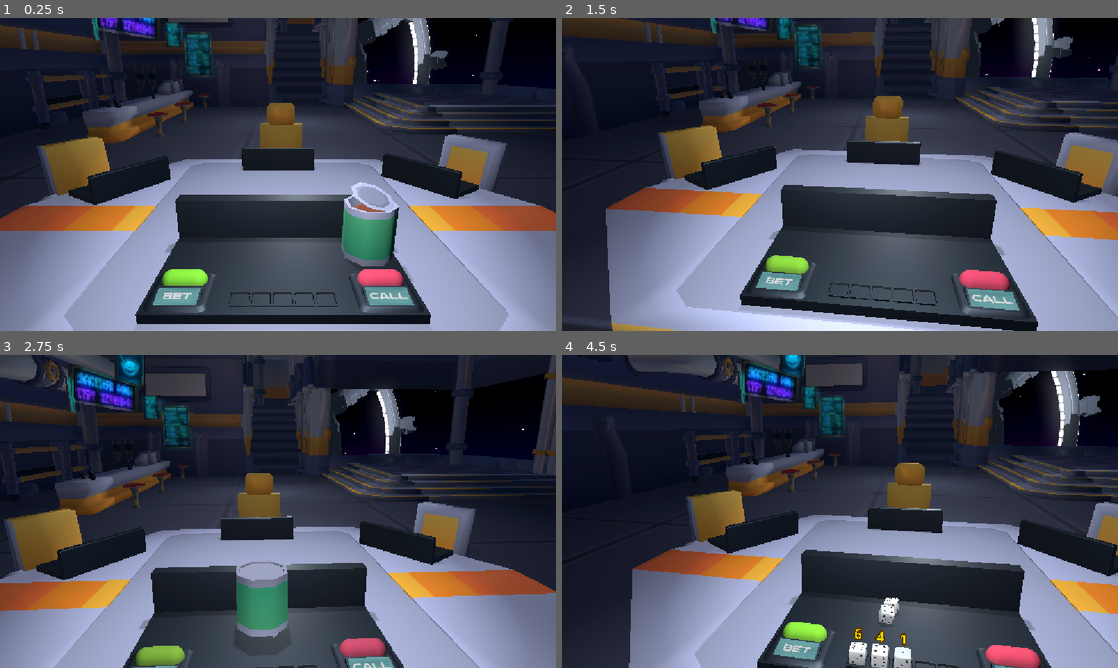
Above: before the commit, frames 1-4 (two rows, left to right).
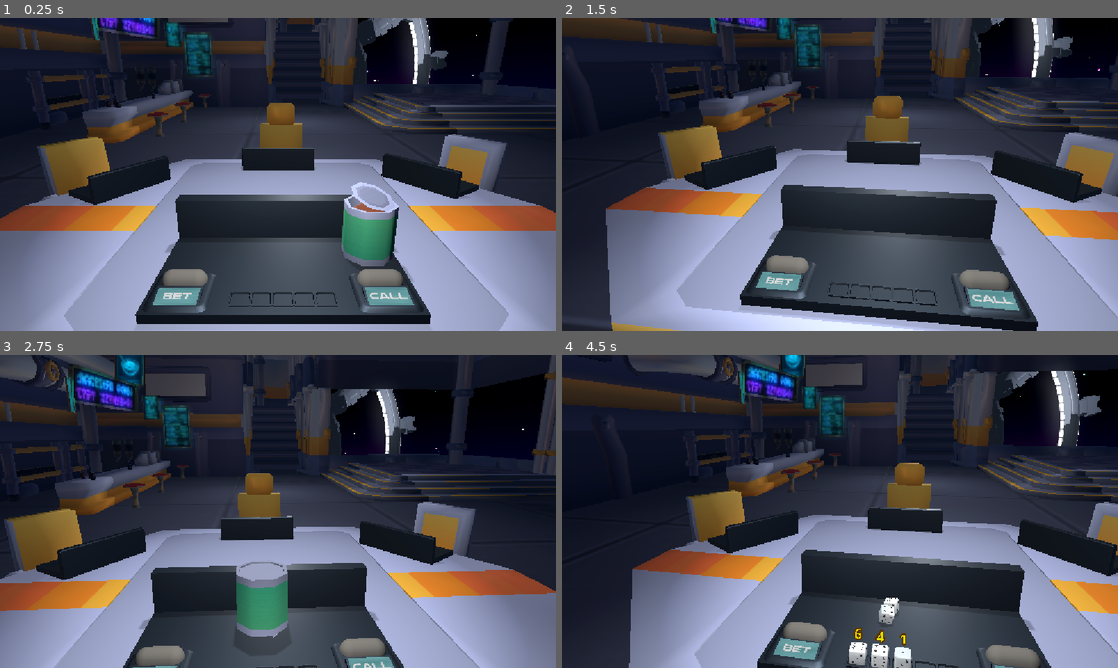
Above: after the commit, the same moments.

Repository: broskiiiadactyl/dice_game
Game: Godot game, scene res://Main.tscn
Same seed, same stepped clock (60 frames per second), same inputs: the game is played once before the commit and once after it.
Inputs (mouse positions are in pixels of both pictures, inside the frame that each line leads up to):
- Up to frame 1 (0.25 s): no input
- Up to frame 2 (1.5 s): move the mouse to (962, 158) at 0.52 s; hold Right mouse button (RMB) 0.53-1.28 s; click (962, 158) at 0.67 s; tap Enter at 1.25 s; move the mouse to (728, 190) at 1.27 s; click (728, 190) at 1.35 s
- Up to frame 3 (2.75 s): right-click (166, 527) at 1.55 s; move the mouse to (333, 442) at 2.02 s; hold Right mouse button (RMB) from 2.03 s (still down); click (333, 442) at 2.17 s
- Up to frame 4 (4.5 s): move the mouse to (812, 574) at 2.77 s; release Right mouse button (RMB) at 2.78 s; right-click (812, 574) at 2.85 s; click (812, 574) at 2.92 s; move the mouse to (1006, 558) at 3.52 s; press the mouse at (1006, 558) at 3.53 s; right-click (1006, 558) at 3.8 s; move the mouse to (673, 464) at 4.27 s; release the mouse at (673, 464) at 4.28 s; right-click (673, 464) at 4.35 s; click (673, 464) at 4.42 s

The runs differ from the first frame. In frame 1, 0.8% of the frame differs, in the area x 29-73%, y 80-86%; in frame 2, 0.9%; in frame 3, 0.9%; in frame 4, 1.0%, in the area x 39-87%, y 85-100%.

Commit message:
set button after dice roll
-buttons turn on after dice roll

Diff:
--- a/Scripts/main.gd
+++ b/Scripts/main.gd
@@ -110,10 +110,11 @@
 
 	cup.queue_free()
 
-	place_dice()
+	await place_dice()
 
+	playmat.set_buttons(true)
 
-func place_dice() -> void:
+func place_dice() -> bool:
 	#wait to make sure all dice have stopped moving
 	#if not by like 2 seconds then force them to stop moving
 	for die in player_dice.get_children():
@@ -140,6 +141,8 @@
 		die.display_value(true)
 		await get_tree().create_timer(0.1).timeout
 
+	return true
+
 func playmat_button_pressed(type: String) -> void:
 	match type:
 		"CALL":
--- a/Scripts/playmat.gd
+++ b/Scripts/playmat.gd
@@ -14,9 +14,9 @@
 
 func _ready() -> void:
 	better.set_text("BET")
-	better.set_color("BET")
+	better.set_color("INACTIVE")
 	caller.set_text("CALL")
-	caller.set_color("CALL")
+	caller.set_color("INACTIVE")
 
 func set_buttons(on: bool) -> void:
 	if on:
